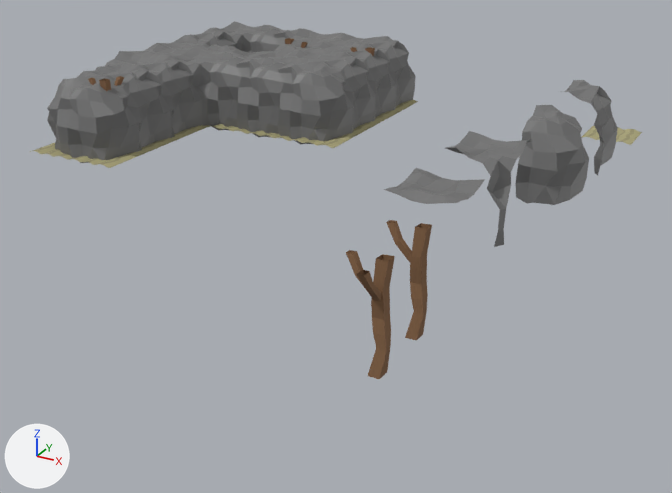
A saved change to the FBX model blender/Modulair asset pack.fbx.
The view is the same before and after, from a camera (50 mm lens) standing at (17.8, -33.3, 11.0) and looking at (4.0, -8.2, -1.5). Every picture has the same lights, and +X, +Y and +Z are marked at lower left. Where no turn or scale is listed for an object, it has been applied to the vertices.

The older version as bpy lines, for what is in view:
```python
ob_pillar_002 = bpy.data.objects.new('Pillar.002', me_cube_003)
ob_pillar_002.location = (10.0, -15.0, 0.0)
ob_pillar_corner_001 = bpy.data.objects.new('Pillar Corner.001', me_cube_007)
ob_pillar_corner_001.location = (10.0, -17.0, 0.0)
ob_rock_ceiling_005 = bpy.data.objects.new('Rock Ceiling.005', me_plane_087)
ob_rock_ceiling_005.location = (9.0, -12.0, 0.0)
ob_rock_corner_002 = bpy.data.objects.new('Rock Corner.002', me_plane_084)
ob_rock_corner_002.location = (10.0, -4.0, 0.0)
ob_rock_inner_corner_006 = bpy.data.objects.new('Rock Inner Corner.006', me_plane_086)
ob_rock_inner_corner_006.location = (9.0, -8.0, 0.0)
ob_rock_wall_003 = bpy.data.objects.new('Rock Wall.003', me_plane_003)
ob_rock_wall_003.location = (0.0, 0.0, 0.0)
ob_rock_wall_006 = bpy.data.objects.new('Rock Wall.006', me_plane_016)
ob_rock_wall_006.location = (-6.0, -4.0, 0.0)
# also in view: 'Rock Wall.001' at (9.9, -0.1, 1.3); 'Rock Corner.003' at (-6.1, -7.9, 1.3); 'Rock Wall.004' at (-0.1, 1.9, 1.3); 'Rock Wall.005' at (-0.1, 3.9, 1.3); 'Rock Wall.013' at (-4.1, -1.9, 1.3)
```
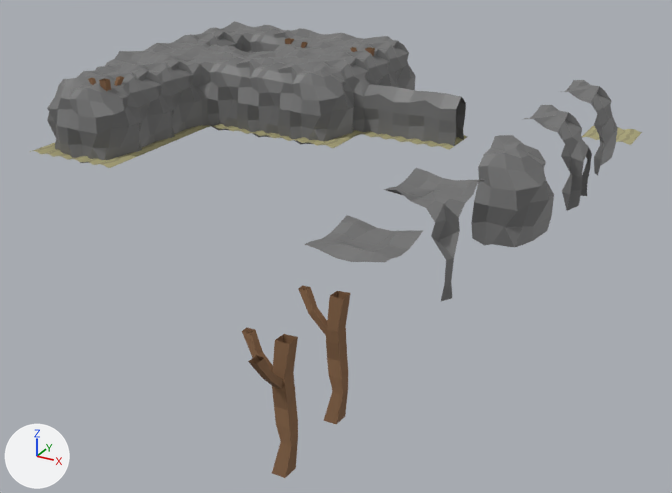
Commit message: MODUALRI PACK

Where the newer file only moved an object's origin or applied its transform, the numbers keep the older frame.

Where the change shows, as pixel boxes [x1, y1, x2, y2] in the pictures (672 x 493 px; the box of a moved part takes in the faces that stretch with it):
'Rock Corner.002', moved
    before: [515, 105, 589, 205]
    after: [471, 135, 554, 247]
'Rock Inner Corner.006', moved
    before: [445, 131, 531, 247]
    after: [384, 168, 485, 301]
'Pillar Corner.001', moved
    before: [346, 250, 395, 379]
    after: [242, 327, 298, 478]
'Pillar.002', moved
    before: [386, 220, 432, 340]
    after: [298, 285, 350, 424]
'Rock Ceiling.005', moved
    before: [384, 168, 485, 204]
    after: [305, 215, 423, 262]
'Rock HallwaY.001', added
    after: [408, 90, 466, 146]
'Rock Opening', added
    after: [524, 105, 592, 210]
'Rock HallwaY', added
    after: [363, 85, 414, 139]
'Rock Wall.003', reshaped
    before: [323, 52, 376, 133]
    after: [323, 52, 369, 133]
'Sand Floor.027', added
    after: [404, 135, 468, 150]
'Sand Floor.026', added
    after: [359, 131, 407, 142]
part 1 of me_plane_003, moved or reshaped
    before: [346, 71, 375, 129]
    after: [346, 71, 369, 132]

What changed in the scene script:
```text
Change me_plane_003:
    remove me_plane_003.from_pydata(...)  # 52 vertices, 40 faces; spans x -1.02..0.83, y -1.1..1.0, z -0.18..2.84
    remove me_plane_003.materials.append(mat_material_077)  # grey #737373
    add me_plane_003.from_pydata(...)  # 59 vertices, 44 faces; spans x -1.02..1.0, y -1.1..1.0, z -0.18..2.84
    me_plane_003 part 1
    4 vertices are removed from x 0.39..0.68, y -0.53..0.44, z -0.17..1.79
    9 faces are deleted
    4 vertices move from x 0.51..0.83, y -0.09..0.46, z -0.12..1.77 to x 0.64..0.83, y -0.25..0.73, z -0.05..2.07
    11 vertices are added at x 0.54..1.0, y -0.5..0.58, z 0.0..2.03
    6 new faces join them, mat_material_150 (grey #737373)
    7 new faces join them, mat_material_149 (grey #737373)
    add me_plane_003.materials.append(mat_material_149)  # grey #737373
    add me_plane_003.materials.append(mat_material_150)  # grey #737373
Change ob_rock_ceiling_005:
    ob_rock_ceiling_005.location: (9.0, -12.0, 0.0) -> (9.0, -16.0, 0.0)
Change ob_rock_inner_corner_006:
    ob_rock_inner_corner_006.location: (9.0, -8.0, 0.0) -> (9.0, -12.0, 0.0)
Change ob_pillar_002:
    ob_pillar_002.location: (10.0, -15.0, 0.0) -> (10.0, -19.0, 0.0)
Change ob_rock_corner_002:
    ob_rock_corner_002.location: (10.0, -4.0, 0.0) -> (10.0, -8.0, 0.0)
Change ob_pillar_corner_001:
    ob_pillar_corner_001.location: (10.0, -17.0, 0.0) -> (10.0, -21.0, 0.0)
Add ob_sand_floor_026:
    ob_sand_floor_026 = bpy.data.objects.new('Sand Floor.026', me_plane_133)  # 98 vertices, 78 faces; spans x -1.0..1.0, y -1.0..1.0, z 0.01..0.08; in mat_material_181 (beige #aba57b), mat_material_182 (yellow #98936e)
    ob_sand_floor_026.location = (2.0, 0.0, 0.0)
Add ob_rock_hallway:
    ob_rock_hallway = bpy.data.objects.new('Rock HallwaY', me_plane_128)  # 36 vertices, 24 faces; spans x -1.0..1.0, y -0.56..0.62, z 0.0..1.94; in mat_material_141 (grey #737373), mat_material_142 (grey #737373)
    ob_rock_hallway.location = (2.0, 0.0, 0.0)
Add ob_sand_floor_027:
    ob_sand_floor_027 = bpy.data.objects.new('Sand Floor.027', me_plane_134)  # 98 vertices, 78 faces; spans x -1.0..1.0, y -1.0..1.0, z 0.01..0.08; in mat_material_183 (beige #aba57b), mat_material_184 (yellow #98936e)
    ob_sand_floor_027.location = (4.0, 0.0, 0.0)
Add ob_rock_hallway_001:
    ob_rock_hallway_001 = bpy.data.objects.new('Rock HallwaY.001', me_plane_132)  # 36 vertices, 24 faces; spans x -1.0..1.0, y -0.56..0.62, z 0.0..1.94; in mat_material_165 (grey #737373), mat_material_166 (grey #737373)
    ob_rock_hallway_001.location = (4.0, 0.0, 0.0)
Add ob_rock_opening:
    ob_rock_opening = bpy.data.objects.new('Rock Opening', me_plane_131)  # 59 vertices, 44 faces; spans x -1.02..1.0, y -1.1..1.0, z -0.18..2.84; in mat_material_066 (grey #737373), mat_material_158 (grey #737373)
    ob_rock_opening.location = (10.0, -4.0, 0.0)
```
